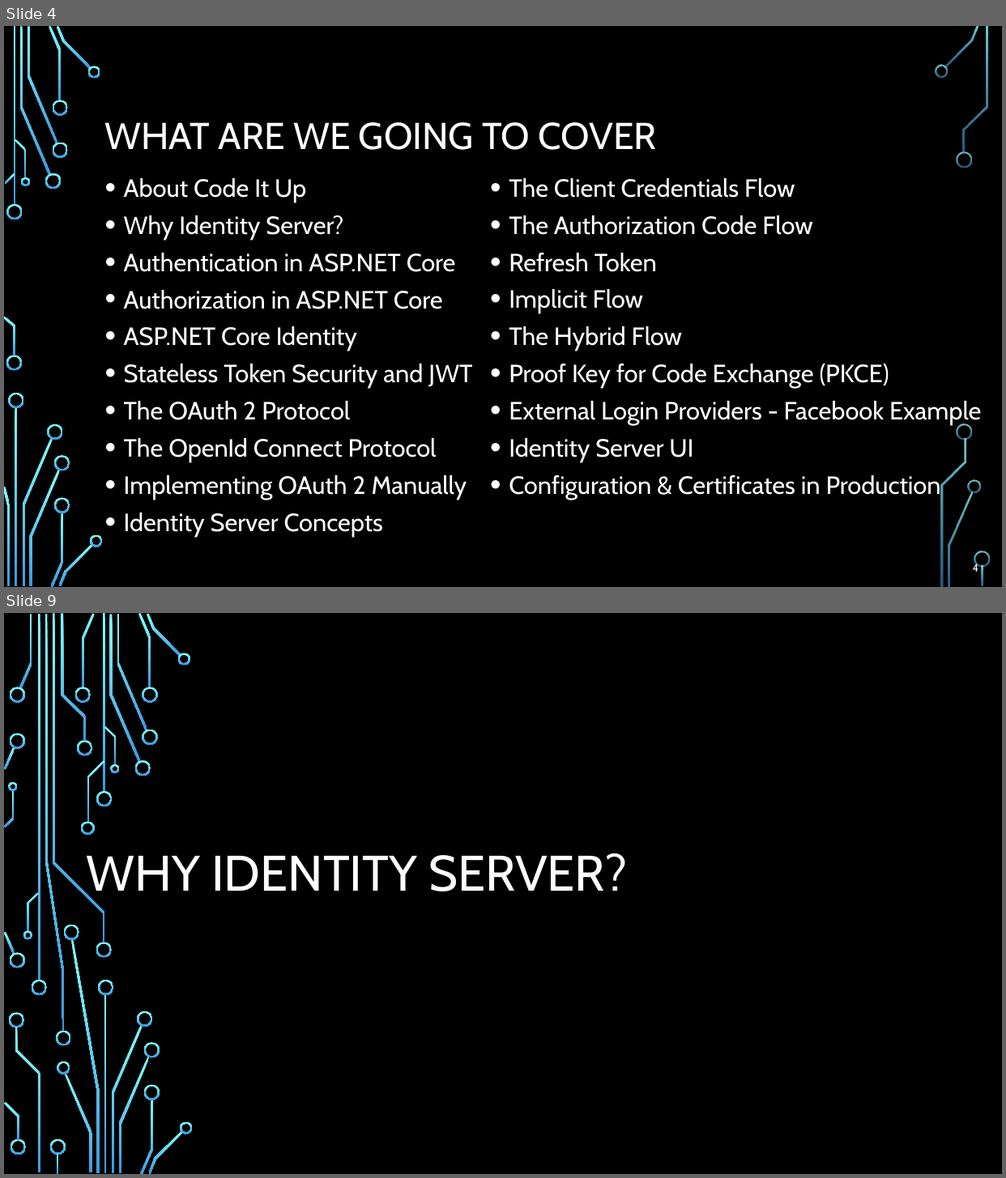
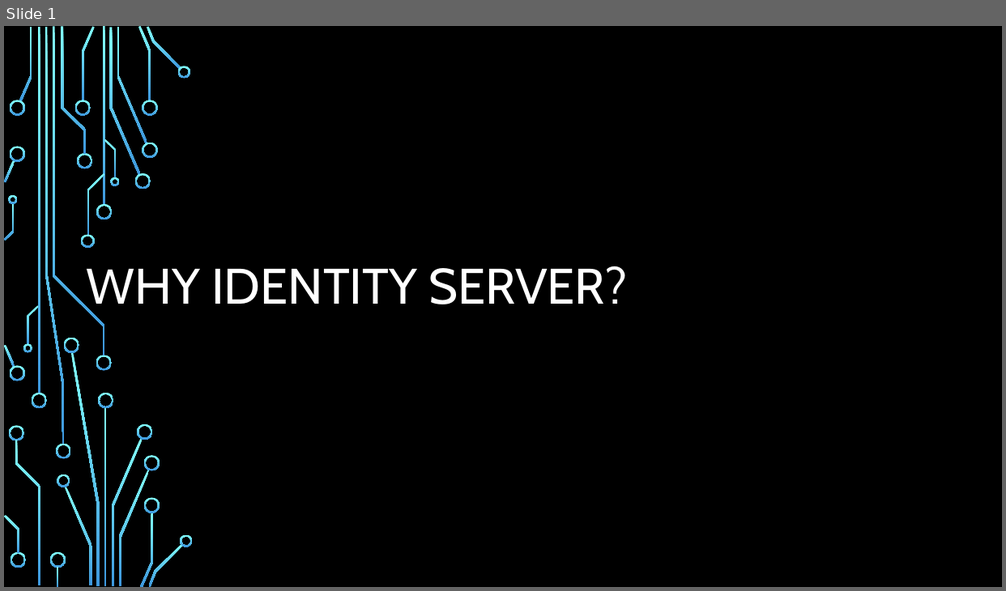
Before and after one commit to profjordanov/doctorate, a slide deck: resources/Identity-Server-Demystified.pptx. Shown one above the other, each under a label of ours: slides 4 and 9 before the commit, slide 1 after it; the slides between them are not shown. The pictures are 1006x1178 and 1006x591 pixels, drawn with LibreOffice and Linux fonts; fonts in the diff are those of the drawing; background and template pictures are left out. Boxes give left, top, right and bottom in pixels: in the first picture for what was removed or moved away, otherwise in the second. Text is boxed around its words. In the diff, an @@ line names an element or a change of style, - is before the commit and + after.

```diff
--- a/resources/Identity-Server-Demystified.pptx
+++ b/resources/Identity-Server-Demystified.pptx
@@ slide 4 removed at <box>4,26,1002,587</box>, background picture (left out) @@
@@ title removed at <box>105,122,657,150</box> @@
-WHAT ARE WE GOING TO COVER
@@ text removed at <box>124,178,472,537</box> @@
-• About Code It Up
-• Why Identity Server?
-• Authentication in ASP.NET Core
-• Authorization in ASP.NET Core
-• ASP.NET Core Identity
-• Stateless Token Security and JWT
-• The OAuth 2 Protocol
-• The OpenId Connect Protocol
-• Implementing OAuth 2 Manually
-• Identity Server Concepts
@@ text removed at <box>509,178,981,500</box> @@
-• The Client Credentials Flow
-• The Authorization Code Flow
-• Refresh Token
-• Implicit Flow
-• The Hybrid Flow
-• Proof Key for Code Exchange (PKCE)
-• External Login Providers - Facebook Example
-• Identity Server UI
-• Configuration & Certificates in Production
@@ page number removed at <box>973,563,979,572</box> @@
-4
@@ group removed at <box>4,26,990,587</box>: 33 freeform shapes, 3 rectangles @@
@@ what was slide 9 is now slide 1 @@
```
Also in this commit, not shown: 13 other slides removed, 1 other file.
